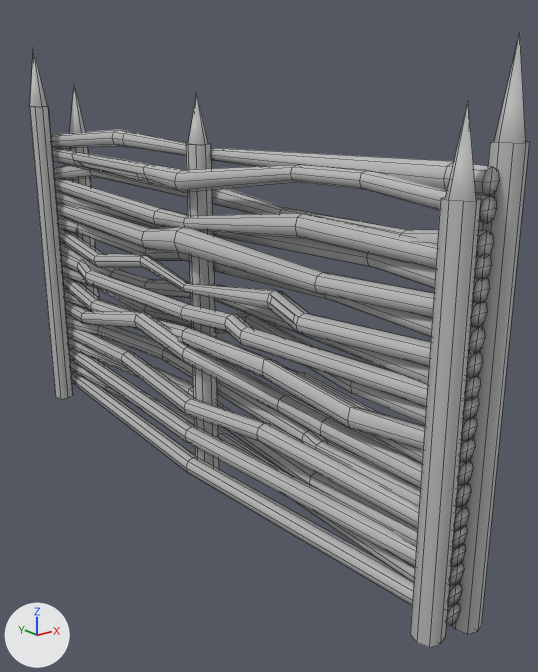
A saved change to the FBX model Assets/3D Graphics/Objects/Fences/EnviromentLow_Fence.fbx.
The view is the same before and after, from a camera (50 mm lens) standing at (-3.64, -5.56, 1.48) and looking at (0.39, -0.53, -0.53). Arrows for +X, +Y and +Z are at lower left; the lights stay in place. The first picture is the older version. Mesh edges are drawn as thin lines. Where no turn or scale is listed for an object, it has been applied to the vertices.

Names of what the first picture shows: 'Low_Fence'.
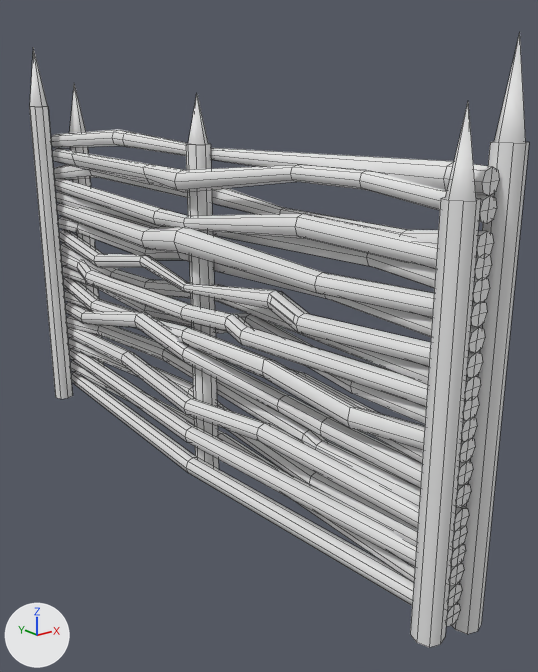
Boxes (x1, y1, x2, y2) around the edits, measured in the pictures (538 x 672 px):
```json
{"object": "Low_Fence", "change": "recoloured, reshaped", "before": [29, 33, 529, 647], "after": [29, 33, 529, 647], "on screen": "grey to white"}
{"part": 1, "of": "me_mesh", "change": "cut back", "before": [74, 160, 146, 180], "after": [74, 160, 146, 178]}
```

Edits to the scene script, one JSON object a line:
```json
{"op": "set", "path": "mat_openpbr_shader1.base_color", "old": "(0.5, 0.5, 0.5)", "new": "(0.8, 0.8, 0.8)", "note": "grey #bcbcbc -> white #e7e7e7"}
{"block": "me_mesh", "where": "# used by ob_low_fence; location = (0.0, 0.0, 0.0)"}
{"block": "me_mesh", "where": "# verts and faces of me_mesh; kept vertices keep their numbers, new ones are numbered from 1058"}
{"block": "me_mesh", "where": "# before: 912 (0.0, 2.43, 0.82) at pixel (75, 165), 913 (-0.02, 2.43, 0.88) at pixel (73, 159), 921 (-0.13, 0.68, 0.85) at pixel (144, 174), 922 (-0.11, 0.68, 0.81) at pixel (146, 178), 928 (0.02, 2.26, 0.82) at pixel (83, 166)"}
{"block": "me_mesh", "where": "# before: 929 (-0.05, 2.26, 0.86) at pixel (78, 161), 930 (-0.09, 0.85, 0.78) at pixel (139, 180), 931 (-0.11, 0.85, 0.85) at pixel (136, 173)"}
{"op": "remove", "block": "me_mesh", "code": "me_mesh.from_pydata(...)  # 1058 vertices, 1008 faces; spans x -0.41..0.41, y -3.05..3.05, z -2.07..2.07"}
{"op": "add", "block": "me_mesh", "code": "me_mesh.from_pydata(...)  # 1049 vertices, 984 faces; spans x -0.41..0.41, y -3.05..3.05, z -2.07..2.07"}
{"block": "me_mesh", "change": "me_mesh part 1"}
{"op": "add", "block": "me_mesh", "code": "delete_vertices([*range(928, 932)])  # with the faces that use them"}
{"op": "add", "block": "me_mesh", "code": "faces += [(912, 922, 921, 913)]"}
{"block": "me_mesh", "change": "other edits to the shape of me_mesh do not show in these pictures"}
```
